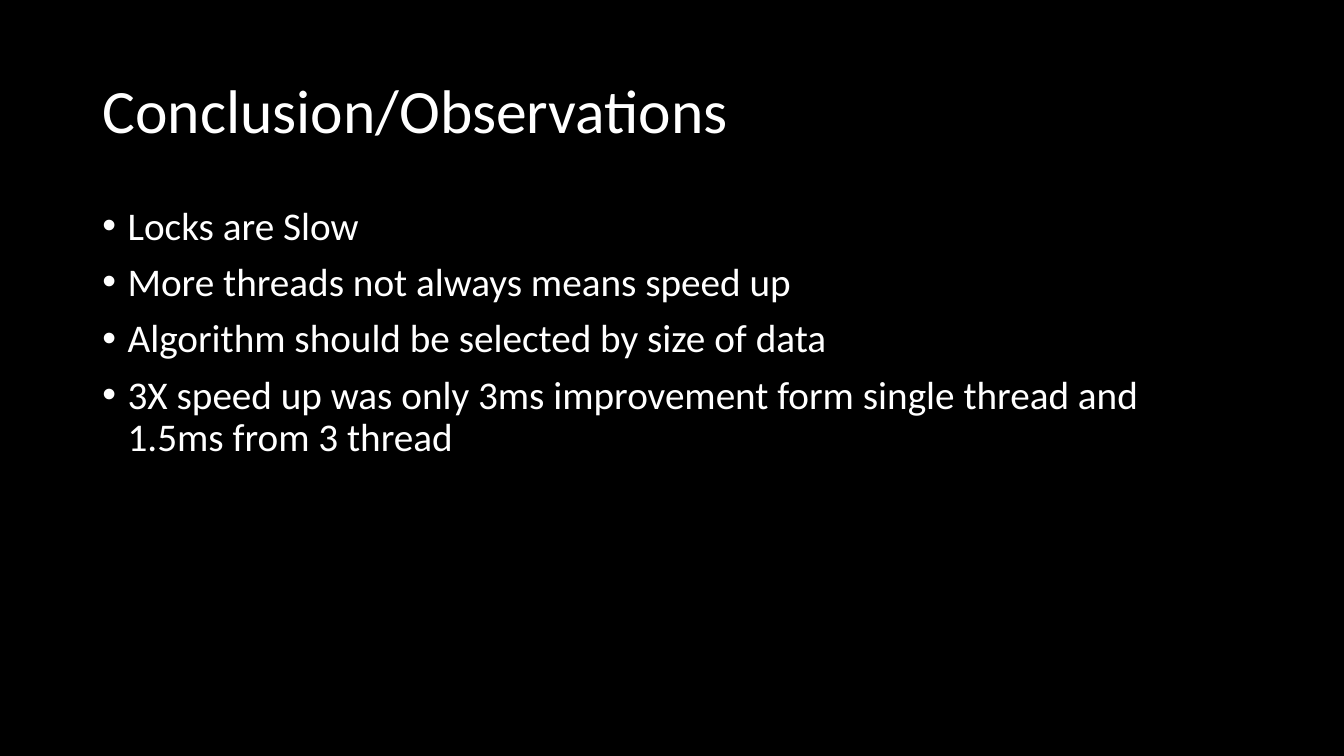
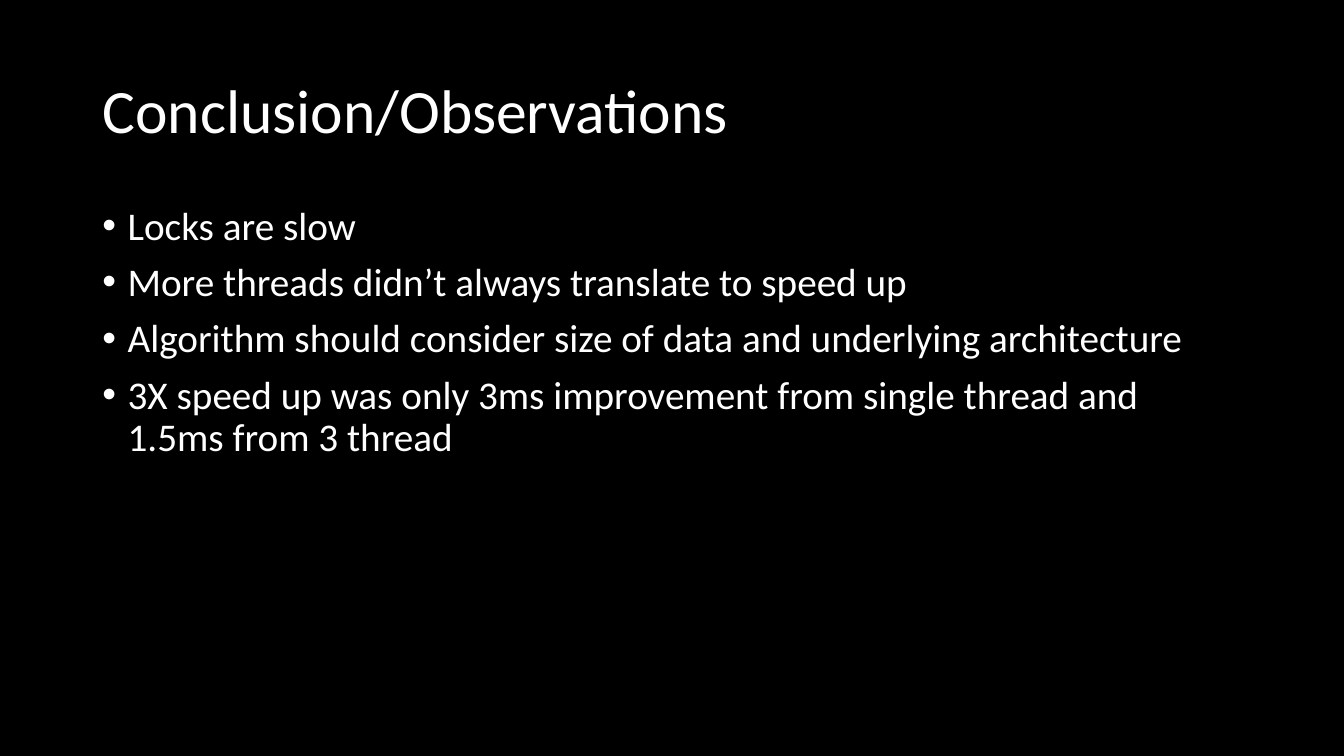
Before and after one commit to Fisherman166/ECE588_Project, a slide deck: slide 9 of Documentation/Database Join.pptx. Drawn at 1344x756 pixels with LibreOffice and Linux fonts; fonts in the diff are those of the drawing. Boxes give left, top, right and bottom in pixels: in the first picture for what was removed or moved away, otherwise in the second. Text is boxed around its words. In the diff, an @@ line names an element or a change of style, - is before the commit and + after.

Commit message:
added presentation

```diff
--- a/Documentation/Database Join.pptx
+++ b/Documentation/Database Join.pptx
@@ text at (128, 212, 1182, 452): text changed @@
-• Locks are Slow
-• More threads not always means speed up
-• Algorithm should be selected by size of data
-• 3X speed up was only 3ms improvement form single thread and 1.5ms from 3 thread
+• Locks are slow
+• More threads didn’t always translate to speed up
+• Algorithm should consider size of data and underlying architecture
+• 3X speed up was only 3ms improvement from single thread and 1.5ms from 3 thread
```
Also in this commit, not shown: 3 other slides changed, 1 slide added, 1 slide removed.
